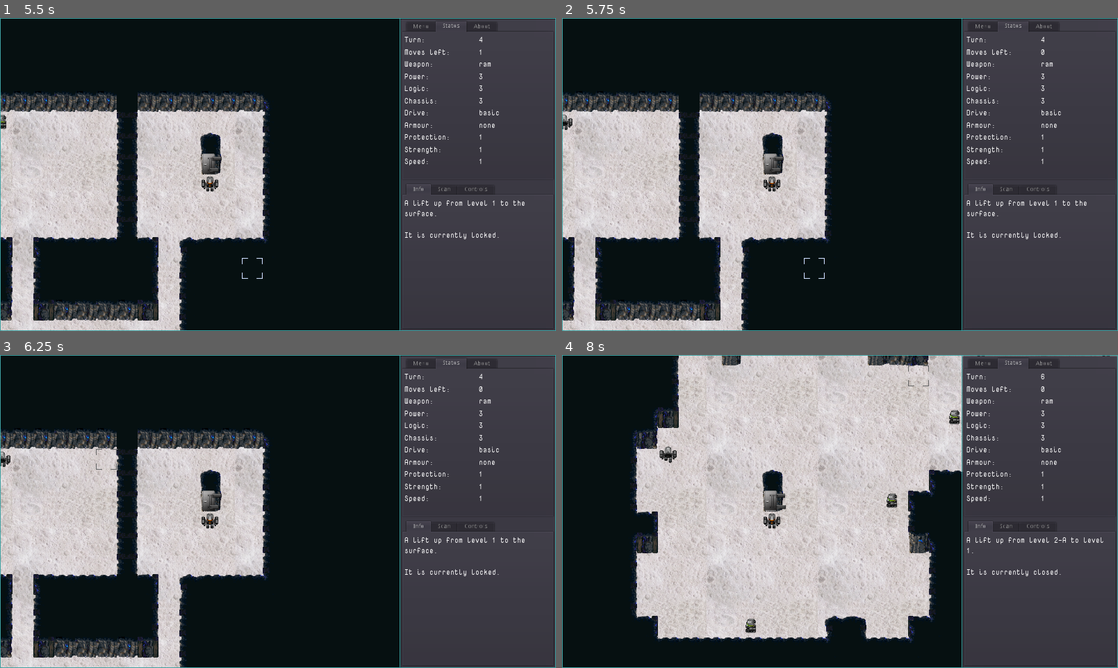
Above: before the commit, frames 1-4 (two rows, left to right).
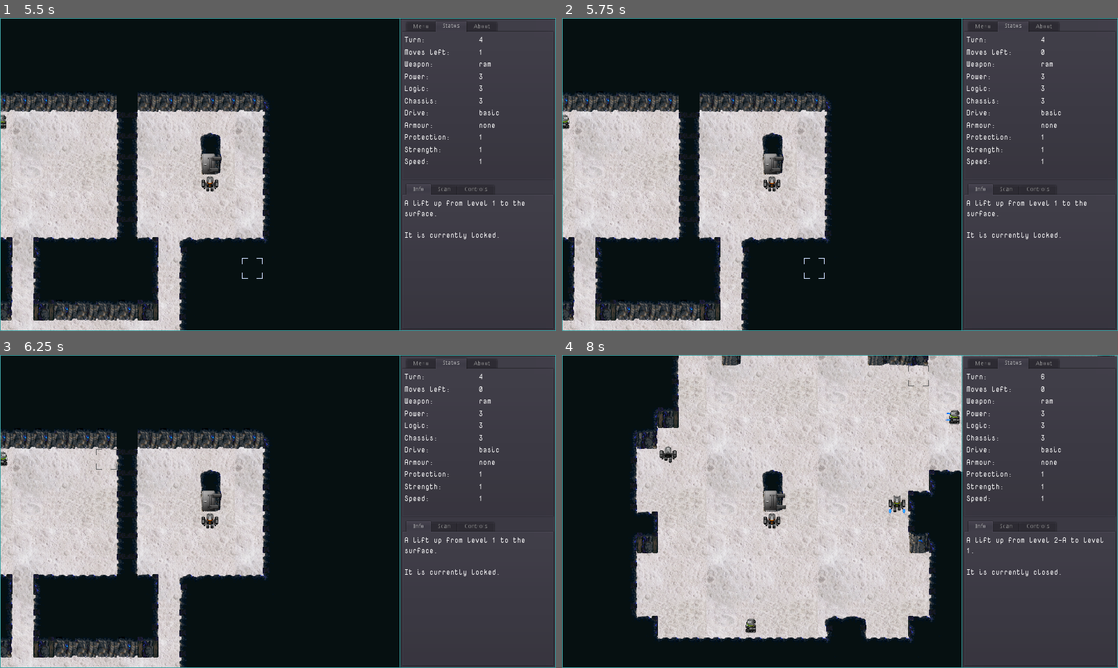
Above: after the commit, the same moments.

Repository: sarrowsmith/quasidroid
Game: Godot game, scene res://Main.tscn
Same seed, same stepped clock (60 frames per second), same inputs: the game is played once before the commit and once after it.
Inputs (mouse positions are in pixels of both pictures, inside the frame that each line leads up to):
- Up to frame 1 (5.5 s): click (289, 199) at 0.52 s; type "12" at 0.6 s; click "New from Seed" at 1.25 s; tap Enter at 2 s; move the mouse to (400, 158) at 2.02 s; tap Z at 2.1, 3.05, 3.6, 4.55 s; click (400, 158) at 2.17 s; tap Space at 2.27, 2.3, 2.57, 2.85, 3.02, 3.32, 3.8, 4.52, 4.82, 5.27, 5.3 s; move the mouse to (166, 190) at 2.77 s; hold S 2.78-3.53 s; move the mouse to (333, 105) at 3.52 s; move the mouse to (250, 237) at 4.27 s; tap R at 4.35 s; click (250, 237) at 4.42 s; move the mouse to (444, 221) at 5.02 s; hold S from 5.03 s (still down); tap Q at 5.1 s
- Up to frame 2 (5.75 s): keep holding S; tap Space at 5.57 s
- Up to frame 3 (6.25 s): keep holding S; move the mouse to (111, 464) at 5.77 s; tap U at 5.85 s; tap Space at 6.02 s; tap Z at 6.05 s
- Up to frame 4 (8 s): tap Space at 6.32, 6.8, 7.52, 7.82 s; tap Delete (map_reset) at 6.5 s; move the mouse to (867, 511) at 6.52 s; tap O at 6.6 s; click (867, 511) at 6.67 s; move the mouse to (906, 364) at 7.27 s; release S at 7.28 s; tap P at 7.35 s; click (906, 364) at 7.42 s; tap Z at 7.55 s

Frame 1 is identical in both runs. In frame 2, less than 0.1% of the frame differs, in the area x 0-2%, y 30-36%; in frame 3, less than 0.1%; in frame 4, 0.2%, in the area x 58-100%, y 0-51%.

Commit message:
Ranged weapon attacks on player working

Diff:
--- a/robots/Robot.gd
+++ b/robots/Robot.gd
@@ -87,7 +87,7 @@
 	return get_node("%s/%s" % [path, facing_map[facing]])
 
 
-func set_sprite():
+func set_sprite(equipped=true):
 	if sprite:
 		sprite.set_visible(false)
 	if weapon:
@@ -103,15 +103,14 @@
 			weapon.set_visible(false)
 			weapon = null
 		return
-	# no sprites for melee weapons yet
-	weapon = get_sprite("Weapons/%s/%s" % [get_weapon(), firing]) if weapons.get_range() > 1 else null
-
-
-func equip(on):
-	set_sprite()
+	weapon = get_sprite("Weapons/%s/%s" % [get_weapon(), firing])
 	if weapon:
 		weapon.position = Vector2.ZERO
-		weapon.set_visible(on)
+		weapon.set_visible(equipped)
+
+
+func equip(on):
+	set_sprite(on)
 
 
 func get_weapon():
@@ -131,12 +130,12 @@
 	destination = target
 
 
-func action(direction, really=true):
+func action(direction, really=true, truly=true):
 	if direction == null:
 		if not is_player:
 			return Level.WALL
 		direction = level.cursor.location - location
-	if really and weapons.get_range() > 1:
+	if really and truly and weapons.get_range() > 1:
 		if direction == Vector2.ZERO:
 			direction = facing
 		shoot(direction)
@@ -168,7 +167,10 @@
 				if not moves > 0:
 					set_state(DONE)
 			else:
+				while combat > MELEE and weapons.get_range() > 1:
+					combat -= 1
 				weapons.attack(level.world.player)
+				combat = len(weapons) - 1
 		Level.ROGUE:
 			if is_player:
 				var rogue = level.rogue_at(target)
--- a/robots/Rogue.gd
+++ b/robots/Rogue.gd
@@ -10,7 +10,13 @@
 func turn():
 	if .turn():
 		return true
-	behaviour()
+	match behaviour():
+		Level.WALL, Level.LIFT, Level.ROGUE:
+			end_move()
+		Level.FLOOR, Level.ACCESS, Level.PLAYER:
+			pass # handled automatically
+	equip()
+
 	return false
 
 
@@ -22,6 +28,7 @@
 	stats.create(level.level, level.rng)
 	stats.equipment.extras.append("none")
 	new_direction()
+	equip()
 
 
 func equip(_auto=true):
@@ -34,31 +41,71 @@
 	# a pause. target_type in behaviour will be ROGUE (us) and
 	# so trigger a new direction for next turn.
 	facing = facing_map.keys()[level.rng.randi_range(0, 4)]
-	equip()
+	set_state(DONE)
 
 
 func behaviour():
+	# 10 % chance of doing nothing
+#	if level.rng.randf() < 0.1:
+#		set_state(DONE)
+#		return
 	var target_type = action(facing, false)
-	while combat > MELEE and weapons.get_range() > 1:
-		combat -= 1
 	match target_type:
 		Level.FLOOR:
-			try_target()
+			target_type = try_target()
 		Level.PLAYER:
 			# Automatic attack
-			equip()
 			if moves > 0:
 				# Do something clever
 				set_state(DONE)
-			return
 		_:
 			new_direction()
-			set_state(DONE)
+	equip()
 	return target_type
 
 
 func try_target():
-	# TODO: is the player in range?
-	#ifso:
-#		equip()
-	action(facing, true)
+	var location_type = Level.FLOOR
+	if weapons.get_range() > 1:
+		var target = location + facing
+		for i in range(weapons.get_range() - 3):
+			print(i, ": ", level.location_type(target))
+			match level.location_type(target):
+				Level.FLOOR:
+					target += facing
+				Level.PLAYER:
+					location_type = Level.PLAYER
+				_:
+					break
+	if location_type == Level.FLOOR:
+		var ahead = location + facing
+		var nearby = level.check_nearby(ahead.x, ahead.y, 1)
+		if nearby[Level.ROGUE] > 1:
+			new_direction()
+			return Level.ROGUE
+		var floors = nearby[Level.FLOOR] # bit heuristic
+		if 3 < floors and floors < 6:
+			check_turn()
+	return action(facing, true, location_type == Level.PLAYER)
+
+
+func check_turn():
+	return # buggy!
+	var side = Vector2(1 - facing.x * facing.x, 1 - facing.y * facing.y)
+	var floors = [ # we know facing is a floor
+		level.location_type(-facing) == Level.FLOOR,
+		level.location_type(side) == Level.FLOOR,
+		level.location_type(-side) == Level.FLOOR,
+	]
+	if floors[1] and floors[2]:
+		if not floors[0]:
+			return
+		# 25% chance of taking a turn
+		if level.rng.randf() < 0.5:
+			facing = side if level.rng.randf() < 0.5 else -side
+
+	else:
+		if floors[1] and level.rng.randf() < 0.25:
+			facing = side
+		if floors[2] and level.rng.randf() < 0.25:
+			facing = -side
